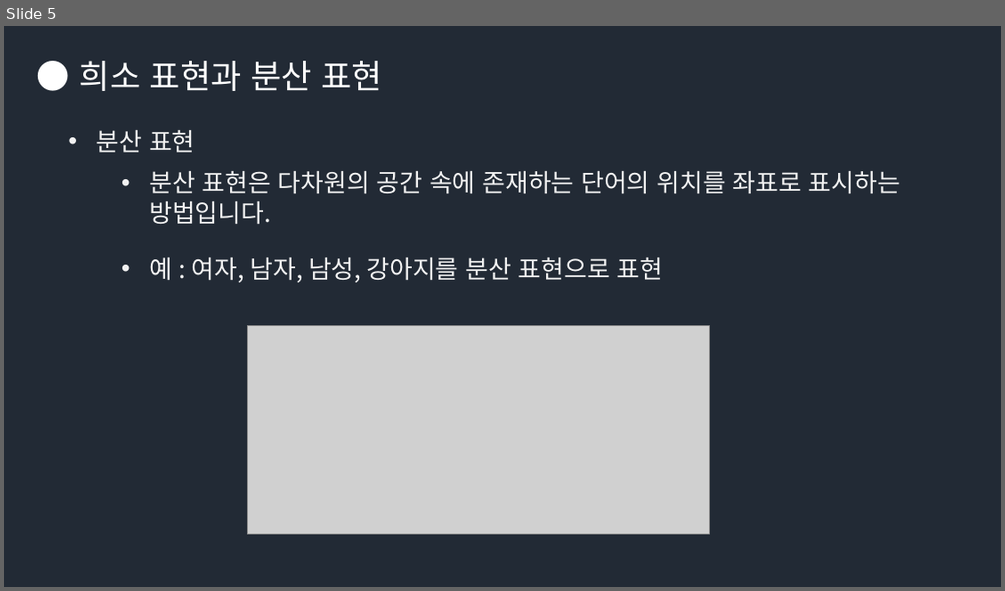
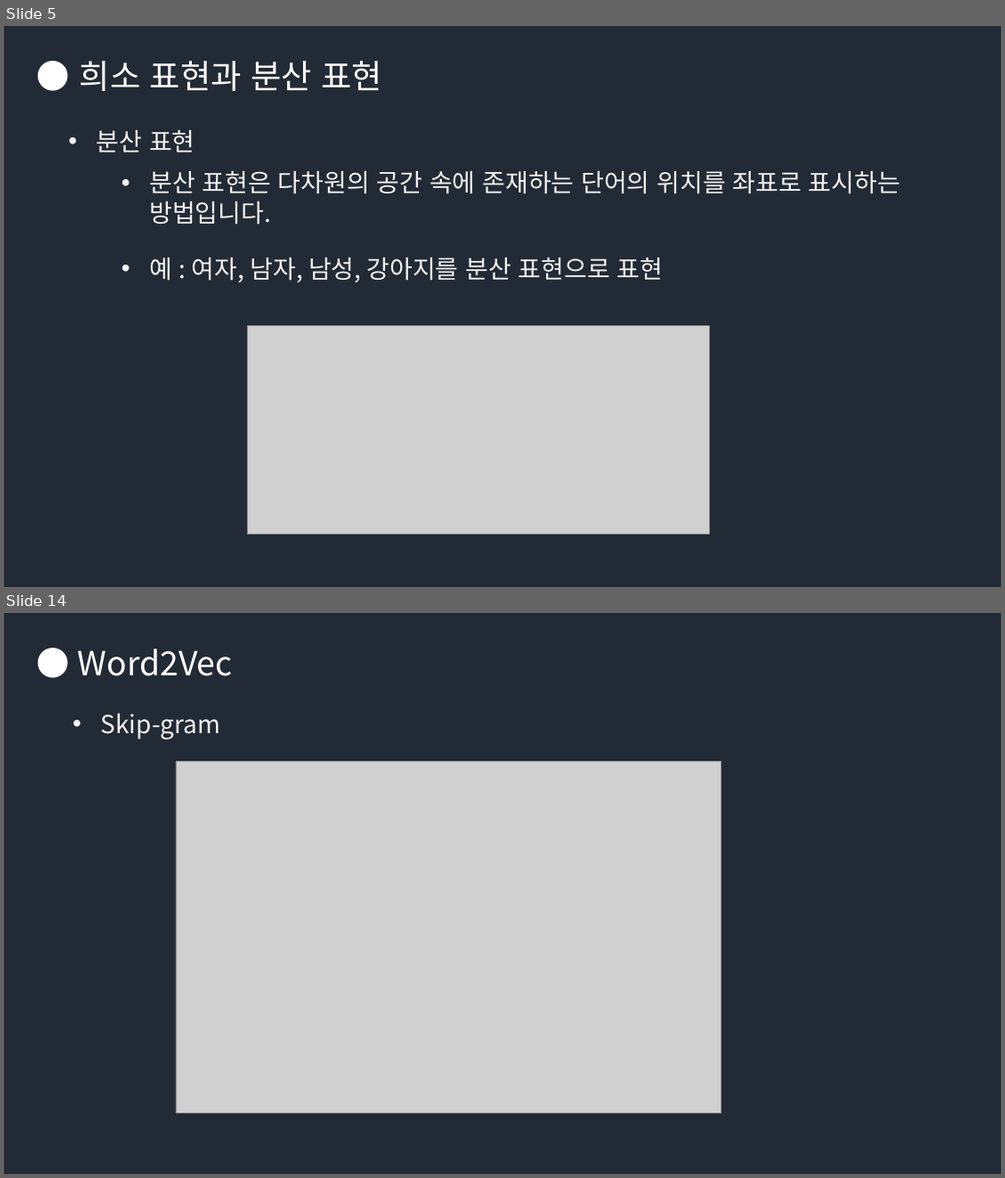
Before and after one commit to Groot-Space/Groot-space.github.io, a slide deck: assets/images/임베딩/임베딩.pptx. Shown one above the other, each under a label of ours: slide 5 before the commit, slides 5 and 14 after it; the slides between them are not shown. The pictures are 1005x591 and 1005x1178 pixels, drawn with LibreOffice and Linux fonts; fonts in the diff are those of the drawing; grey boxes stand for pictures. Boxes give left, top, right and bottom in pixels: in the first picture for what was removed or moved away, otherwise in the second. Text is boxed around its words. In the diff, an @@ line names an element or a change of style, - is before the commit and + after.

```diff
--- a/assets/images/임베딩/임베딩.pptx
+++ b/assets/images/임베딩/임베딩.pptx
@@ slide 14 added at [4, 613, 1001, 1174], background #222A35 @@
@@ text added at [78, 649, 233, 676], 32 pt, text #FFFFFF @@
+● Word2Vec
@@ text added at [101, 713, 221, 739], 24 pt, text #F2F2F2 @@
+• Skip-gram
@@ picture added at [176, 761, 722, 1113] @@
```
Also in this commit, not shown: 8 other slides added, 19 slides removed, 1 other file.
